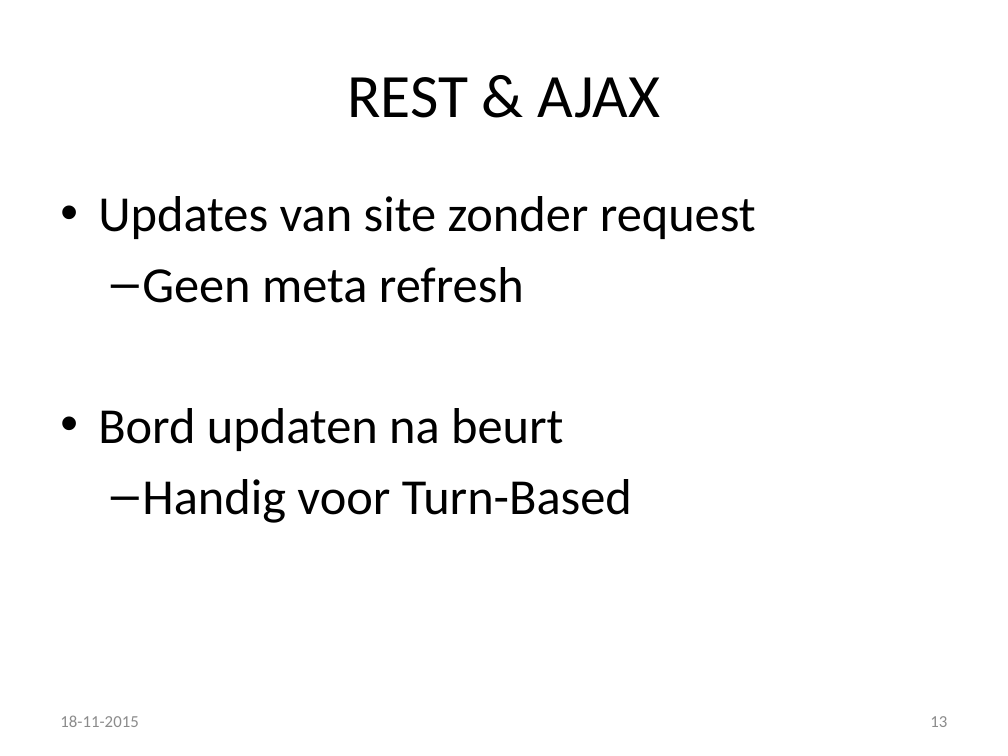
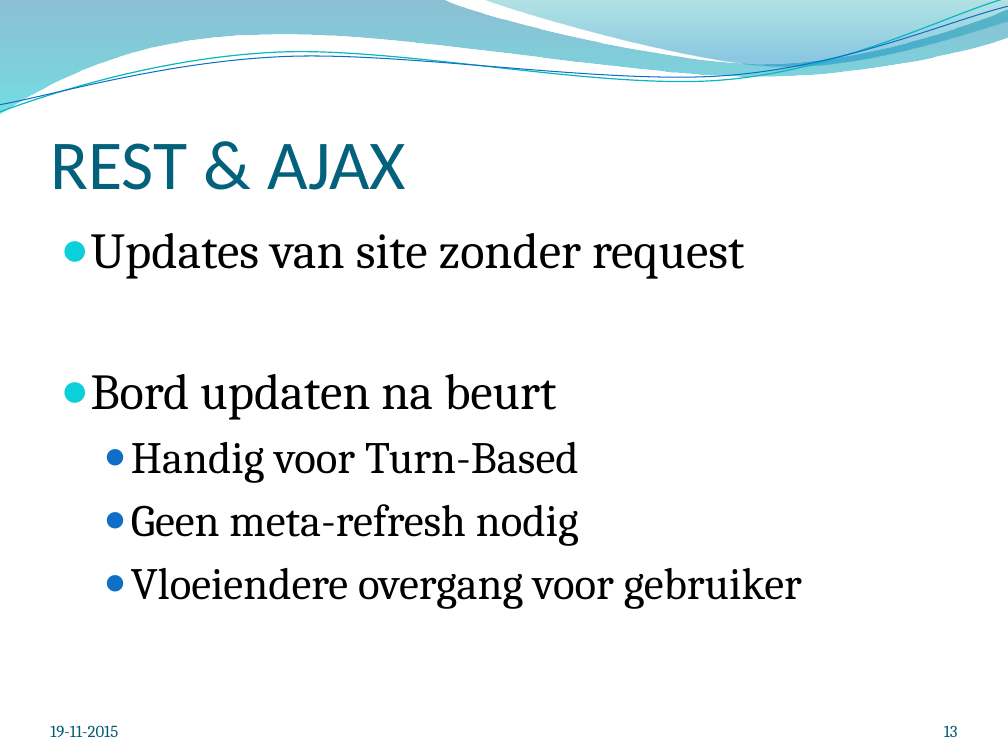
Before and after one commit to kevinrijs/ZeeSlagOnline, a slide deck: slide 13 of ZeeslagPresentatie2.pptx. Drawn at 1008x756 pixels with LibreOffice and Linux fonts; fonts in the diff are those of the drawing; background and template pictures are left out. Boxes give left, top, right and bottom in pixels: in the first picture for what was removed or moved away, otherwise in the second. Text is boxed around its words. In the diff, an @@ line names an element or a change of style, - is before the commit and + after.

```diff
--- a/ZeeslagPresentatie2.pptx
+++ b/ZeeslagPresentatie2.pptx
@@ freeform shape added at (x1=0, y1=0, x2=1008, y2=114), fill gradient #0074A1 to #00C6CF @@
@@ freeform shape added at (x1=0, y1=0, x2=1008, y2=117), outline #0AB8BF 0.85 pt @@
@@ freeform shape added at (x1=0, y1=6, x2=1008, y2=112), outline #0F6FC6 0.75 pt @@
@@ freeform shape added at (x1=483, y1=0, x2=1008, y2=70), fill gradient #00A1A9 to #008BBF @@
@@ title "REST & AJAX" moved from (x1=347, y1=77, x2=660, y2=118) to (x1=50, y1=143, x2=406, y2=190) @@
@@ title "REST & AJAX" at (x1=50, y1=143, x2=406, y2=190): size 44 to 50 pt, text colour #000000 to #04617B; alignment centre to left; vertical alignment middle to bottom @@
@@ text "Updates van site zonder request" moved from (x1=98, y1=196, x2=756, y2=523) to (x1=91, y1=233, x2=802, y2=609) @@
@@ text at (x1=91, y1=233, x2=745, y2=483): font Calibri to Cambria in "Updates van site zonder request", "Bord updaten na beurt", "Handig voor Turn-Based"; size 36 to 32 pt in "Handig voor Turn-Based"; bullet • to ●; bullet – to ● @@
@@ text at (x1=142, y1=267, x2=524, y2=303): paragraph removed @@
-  – Geen meta refresh
@@ text at (x1=131, y1=504, x2=802, y2=609): paragraphs added @@
+  ● Geen meta-refresh nodig
+  ● Vloeiendere overgang voor gebruiker
@@ text "19-11-2015" at (x1=50, y1=725, x2=118, y2=737): vertical alignment middle to bottom @@
@@ page number moved from (x1=930, y1=716, x2=947, y2=727) to (x1=944, y1=725, x2=958, y2=737) @@
@@ page number at (x1=944, y1=725, x2=958, y2=737): font Calibri to Cambria, text colour #8C8C8C to #045D75; vertical alignment middle to bottom @@
@@ text at (x1=50, y1=725, x2=118, y2=737): text changed; font Calibri to Cambria; text colour #8C8C8C to #045D75 @@
-18-11-2015
+19-11-2015
```
Also in this commit, not shown: 13 other slides changed, 3 other files.
